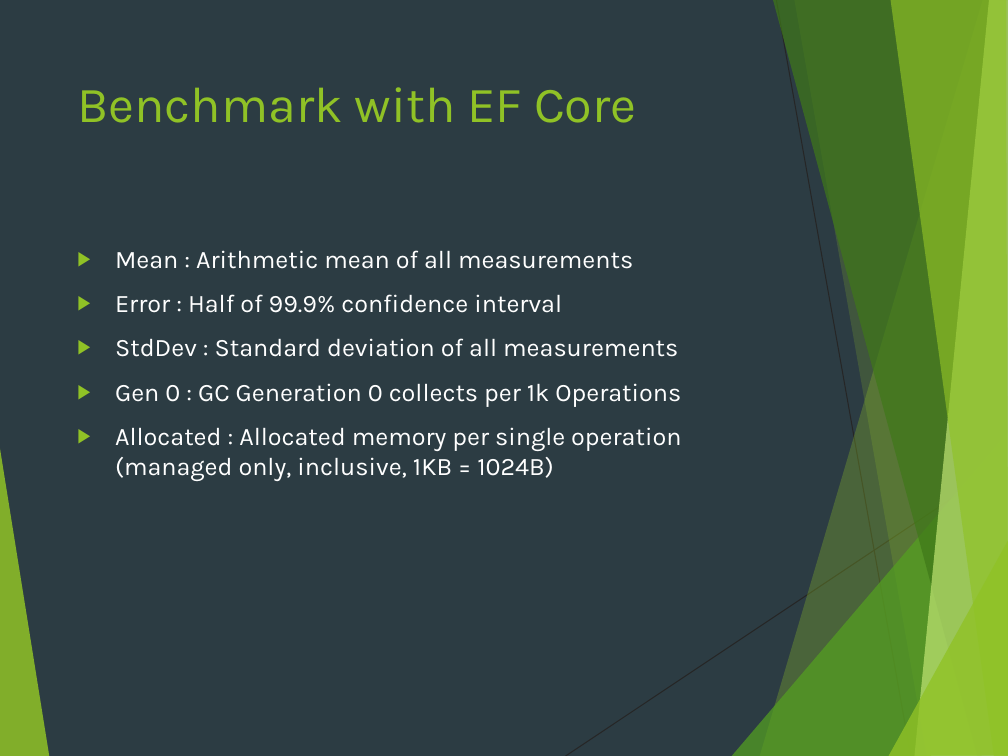
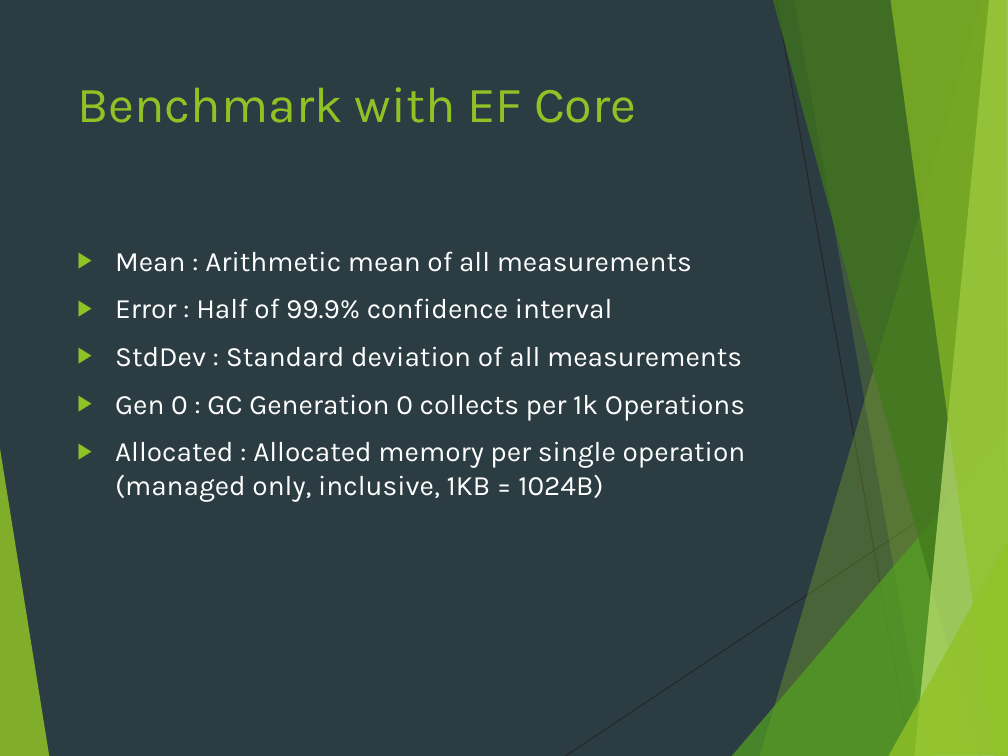
Before and after one commit to bagamoon/dapper-core, a slide deck: slide 16 of Dapper.pptx. Drawn at 1008x756 pixels with LibreOffice and Linux fonts; fonts in the diff are those of the drawing. Boxes give left, top, right and bottom in pixels: in the first picture for what was removed or moved away, otherwise in the second. Text is boxed around its words. In the diff, an @@ line names an element or a change of style, - is before the commit and + after.

```diff
--- a/Dapper.pptx
+++ b/Dapper.pptx
@@ text "Mean : Arithmetic mean of ..." at [115,251,746,502]: size 18 to 20 pt @@
```
Also in this commit, not shown: 2 other slides changed, 3 other files.
